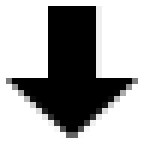
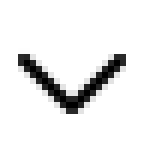
The second 144×144 image is a revision of the first. Changes to its layers:
painted on "Objet dynamique vectoriel" over 6, 6, 138, 138
